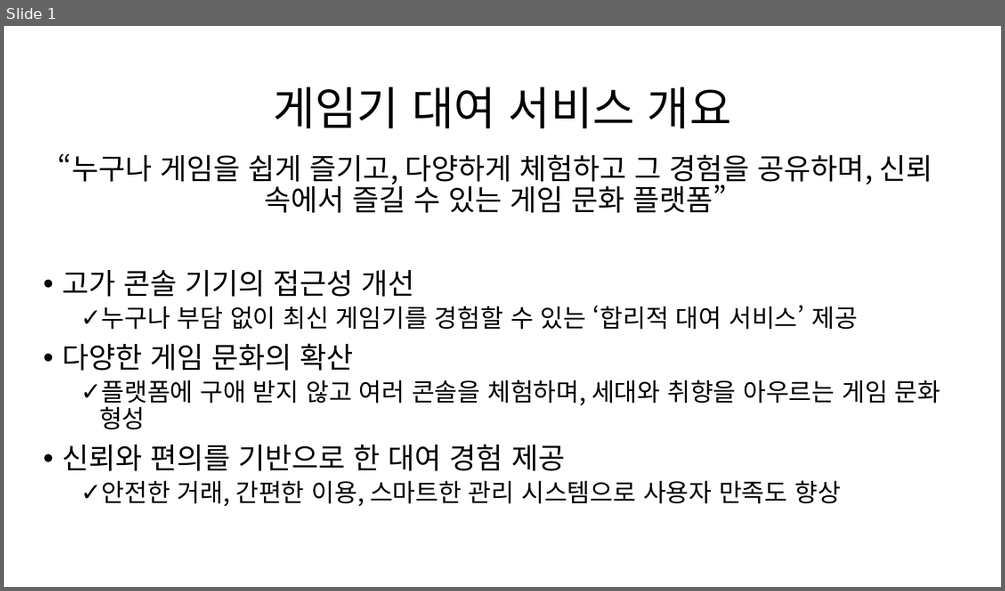
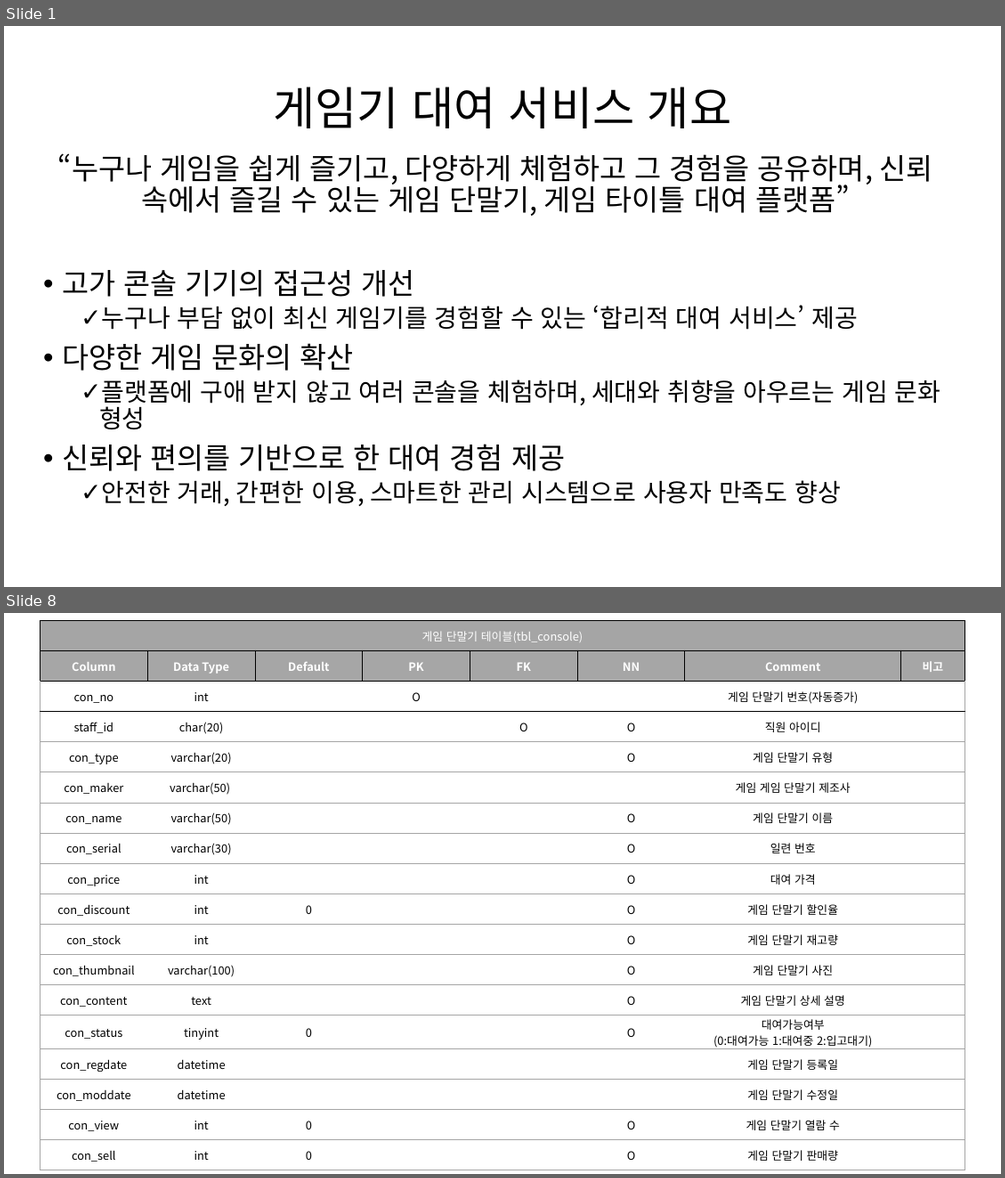
Before and after one commit to gamepex/project, a slide deck: 게임기 대여 서비스 설계도.pptx. Shown one above the other, each under a label of ours: slide 1 before the commit, slides 1 and 8 after it; the slides between them are not shown. The pictures are 1005x591 and 1005x1178 pixels, drawn with LibreOffice and Linux fonts; fonts in the diff are those of the drawing. Boxes give left, top, right and bottom in pixels: in the first picture for what was removed or moved away, otherwise in the second. Text is boxed around its words. In the diff, an @@ line names an element or a change of style, - is before the commit and + after.

```diff
--- a/게임기 대여 서비스 설계도.pptx
+++ b/게임기 대여 서비스 설계도.pptx
@@ slide 8 added at <box>4,613,1001,1174</box>, background #FFFFFF @@
@@ table added at <box>40,620,966,1167</box>, 18 rows, 8 columns @@
+게임 단말기 테이블(tbl_console) |  |  |  |  |  |  | 
+Column | Data Type | Default | PK | FK | NN | Comment | 비고
+con_no | int |  | O |  |  | 게임 단말기 번호(자동증가) | 
+staff_id | char(20) |  |  | O | O | 직원 아이디 | 
+con_type | varchar(20) |  |  |  | O | 게임 단말기 유형 | 
+con_maker | varchar(50) |  |  |  |  | 게임 게임 단말기 제조사 | 
+con_name | varchar(50) |  |  |  | O | 게임 단말기 이름 | 
+con_serial | varchar(30) |  |  |  | O | 일련 번호 | 
+con_price | int |  |  |  | O | 대여 가격 | 
+con_discount | int | 0 |  |  | O | 게임 단말기 할인율 | 
+con_stock | int |  |  |  | O | 게임 단말기 재고량 | 
+con_thumbnail | varchar(100) |  |  |  | O | 게임 단말기 사진 | 
+con_content | text |  |  |  | O | 게임 단말기 상세 설명 | 
+con_status | tinyint | 0 |  |  | O | 대여가능여부 (0:대여가능 1:대여중 2:입고대기) | 
+con_regdate | datetime |  |  |  |  | 게임 단말기 등록일 | 
+con_moddate | datetime |  |  |  |  | 게임 단말기 수정일 | 
+con_view | int | 0 |  |  | O | 게임 단말기 열람 수 | 
+con_sell | int | 0 |  |  | O | 게임 단말기 판매량 | 
@@ slide 1 changed as well @@
@@ text at <box>58,153,932,216</box>: text changed @@
-“누구나 게임을 쉽게 즐기고, 다양하게 체험하고 그 경험을 공유하며, 신뢰 속에서 즐길 수 있는 게임 문화 플랫폼”
+“누구나 게임을 쉽게 즐기고, 다양하게 체험하고 그 경험을 공유하며, 신뢰 속에서 즐길 수 있는 게임 단말기, 게임 타이틀 대여 플랫폼”
```
Also in this commit, not shown: 9 other slides added, 2 slides removed, 24 other files.
